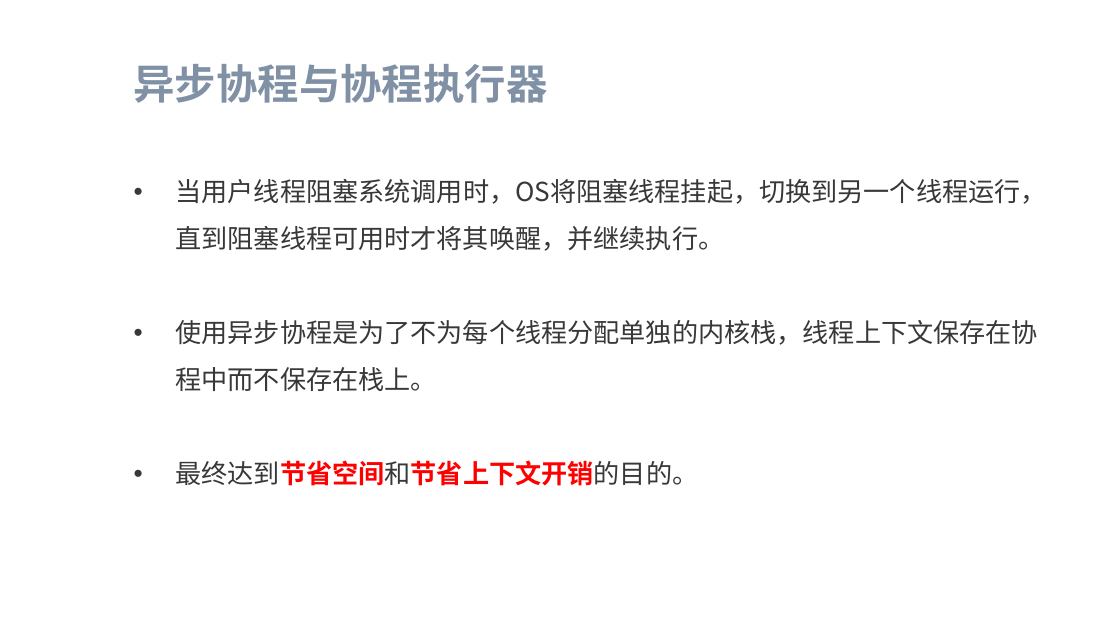
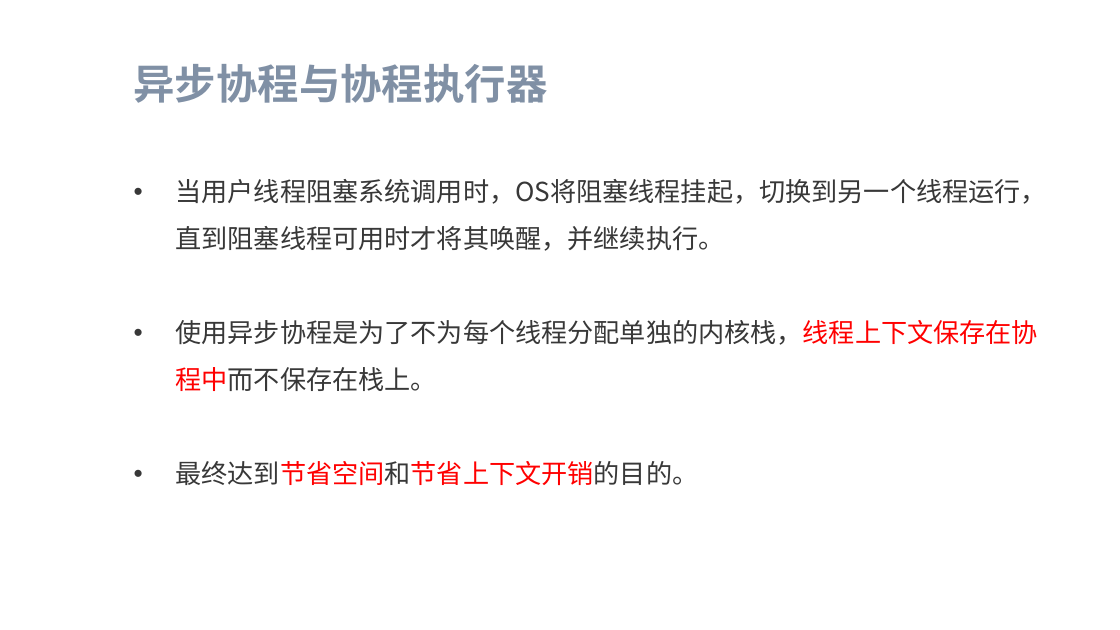
Before and after one commit to flying-rind/mini-Rust-os, a slide deck: slide 11 of tutorial/Mini-Rust-OS.pptx. Drawn at 1120x630 pixels with LibreOffice and Linux fonts; fonts in the diff are those of the drawing; background and template pictures are left out. Boxes give left, top, right and bottom in pixels: in the first picture for what was removed or moved away, otherwise in the second. Text is boxed around its words. In the diff, an @@ line names an element or a change of style, - is before the commit and + after.

```diff
--- a/tutorial/Mini-Rust-OS.pptx
+++ b/tutorial/Mini-Rust-OS.pptx
@@ text at box(176, 320, 1038, 485): text colour #383838 to #FF0000 in "使用异步协程是为了不为每个线程分配单独的内核栈，线程上下文保存在协程中而不保存在栈上。"; bold off in "最终达到节省空间和节省上下文开销的目的。" @@
```
Also in this commit, not shown: 4 other slides changed, 2 slides added, 2 other files.
